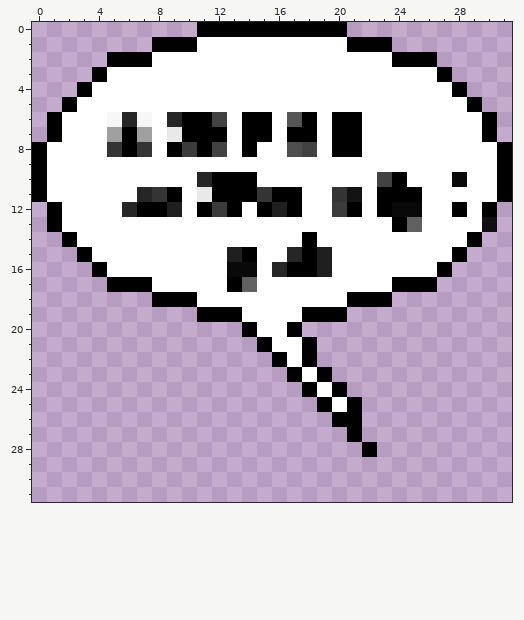
Pixel-art sprite -- data/cursors/talk.png. Above, as it was before the edit.
The file is 32x32 pixels. Colours within 5 levels of each other are drawn and written as one.
New version:
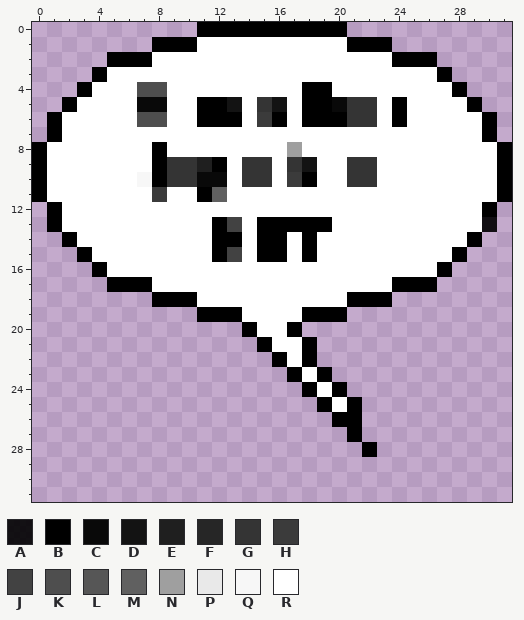
Palette (. is transparent): A #000000e6  B #000000  C #090909  D #131313  E #1f1f1f  F #262626  G #343434  H #3b3b3b  J #424242  K #4e4e4e  L #565656  M #606060  N #9f9f9f  P #e9e9e9  Q #f7f7f7  R #ffffff
Changes in this commit:
@@ x 0..31 @@
  3 ....BRRRRRRRRRRRRRRRRRRRRRRB....
- 4 ...BRRRRRRRRRRRRRRRRRRRRRRRRB...
- 5 ..BRRRRRRRRRRRRRRRRRRRRRRRRRRB..
- 6 .BRRRQFQRFBBJRBBRLBRBBRRRRRRRRB.
- 7 .BRRRNBNRPBBBRBBRBBRBBRRRRRRRRB.
- 8 BRRRRGBGRBHBJRBRRKJRBBRRRRRRRRRB
- 9 BRRRRRRRRRRRRRRRRRRRRRRRRRRRRRRB
-10 BRRRRRRRRRRFBBBRRRRRRRRJBRRRCRRB
-11 BRRRRRRFGBRPBBBGBBRRGDRBBBRRRRRB
-12 .BRRRRFBBERBHBRBEBRRHBRBCCRRBRB.
-13 .BRRRRRRRRRRRRRRRRRRRRRRBMRRRRA.
-14 ..BRRRRRRRRRRRRRRRBRRRRRRRRRRB..
-15 ...BRRRRRRRRREBRRFBERRRRRRRRB...
-16 ....BRRRRRRRRCCRFBBERRRRRRRB....
-17 .....BBBRRRRRBMRRRRRRRRRBBB.....
+ 4 ...BRRRKKRRRRRRRRRBBRRRRRRRRB...
+ 5 ..BRRRRCCRRBBDRGDRBBCGGRBRRRRB..
+ 6 .BRRRRRKKRRBBBRHBRBBBGGRBRRRRRB.
+ 7 .BRRRRRRRRRRRRRRRRRRRRRRRRRRRRB.
+ 8 BRRRRRRRBRRRRRRRRNRRRRRRRRRRRRRB
+ 9 BRRRRRRRBGGEBRGGRGDRRGGRRRRRRRRB
+10 BRRRRRRQBGGCCRGGRHBRRGGRRRRRRRRB
+11 BRRRRRRRHRRBMRRRRRRRRRRRRRRRRRRB
+12 .BRRRRRRRRRRRRRRRRRRRRRRRRRRRRB.
+13 .BRRRRRRRRRRBJRBBBBBRRRRRRRRRRA.
+14 ..BRRRRRRRRRBBRBBRBRRRRRRRRRRB..
+15 ...BRRRRRRRRBJRBBRBRRRRRRRRRB...
+16 ....BRRRRRRRRRRRRRRRRRRRRRRB....
+17 .....BBBRRRRRRRRRRRRRRRRBBB.....
 18 ........BBBRRRRRRRRRRBBB........
